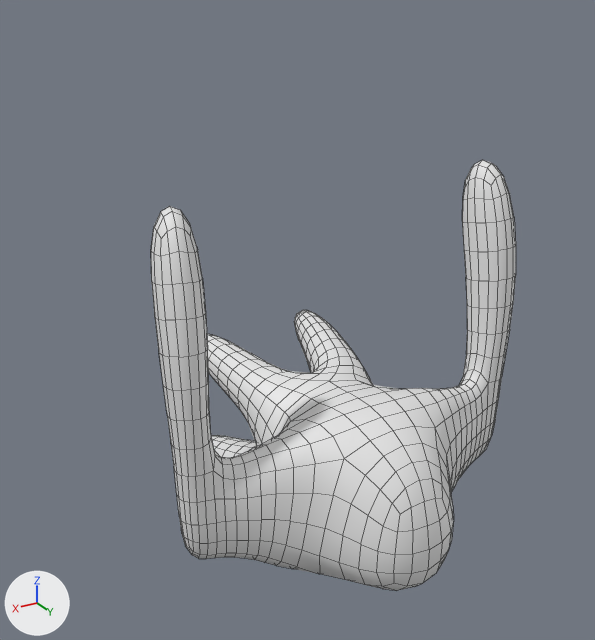
The Blender file Assets/_Meshes/tobias.blend: old version first, new version second.
One viewpoint serves both versions: a 50 mm camera at (4.34, 6.42, 4.5) aimed at (0.27, -0.35, 1.12). Arrows for +X, +Y and +Z are at lower left; the lights stay in place. Mesh edges are drawn as thin lines.
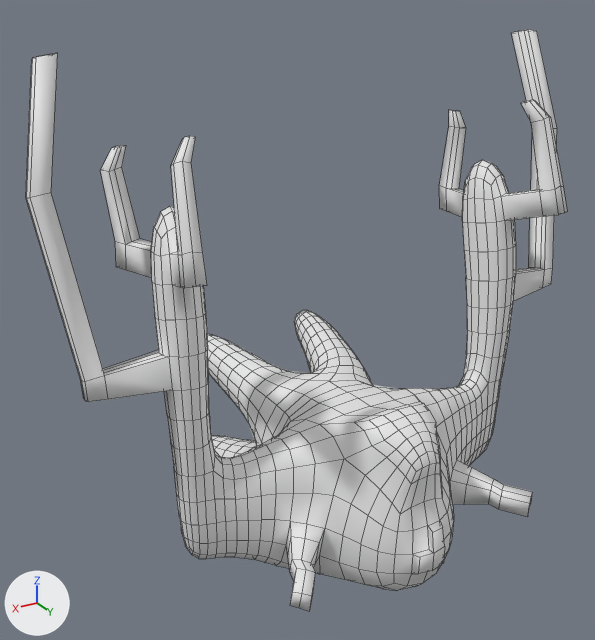
Boxes [x1, y1, x2, y2] around the edits, measured in the pictures (595 x 640 px):
```json
{"object": "Cube", "change": "reshaped", "before": [151, 160, 516, 591], "after": [26, 30, 568, 611], "on screen": "48% wider, 35% taller"}
{"part": 1, "of": "me_cube", "change": "built on", "before": [320, 395, 442, 514], "after": [286, 395, 532, 611]}
{"part": 2, "of": "me_cube", "change": "added", "after": [26, 53, 207, 402]}
{"part": 3, "of": "me_cube", "change": "added", "after": [439, 30, 568, 300]}
```

Edits to the scene script, one JSON object a line:
```json
{"block": "me_cube", "where": "# used by ob_cube; location = (0.0, 0.0, 0.0)"}
{"op": "remove", "block": "me_cube", "code": "me_cube.from_pydata(...)  # 1442 vertices, 1440 faces; spans x -2.03..2.03, y -1.95..1.63, z -1.27..2.63"}
{"op": "add", "block": "me_cube", "code": "me_cube.from_pydata(...)  # 1752 vertices, 1750 faces; spans x -2.9..2.9, y -1.95..1.69, z -1.85..3.89"}
{"block": "me_cube", "change": "me_cube part 1: 8 vertices moved from x -0.27..0.27, y 0.8..1.41, z 0.07..0.45 to x -0.38..0.38, y 0.91..1.53, z 0.19..0.59; 11 vertices removed from x -0.29..0.29, y 0.34..1.41, z -1.27..0.43; 161 vertices added at x -1.46..1.46, y -0.59..1.69, z -1.85..0.64"}
{"block": "me_cube", "change": "me_cube part 2: 80 vertices added at x 1.73..2.9, y -0.76..1.01, z 1.1..3.89"}
{"block": "me_cube", "change": "me_cube part 3: 80 vertices added at x -2.9..-1.73, y -0.76..1.01, z 1.1..3.89"}
```
